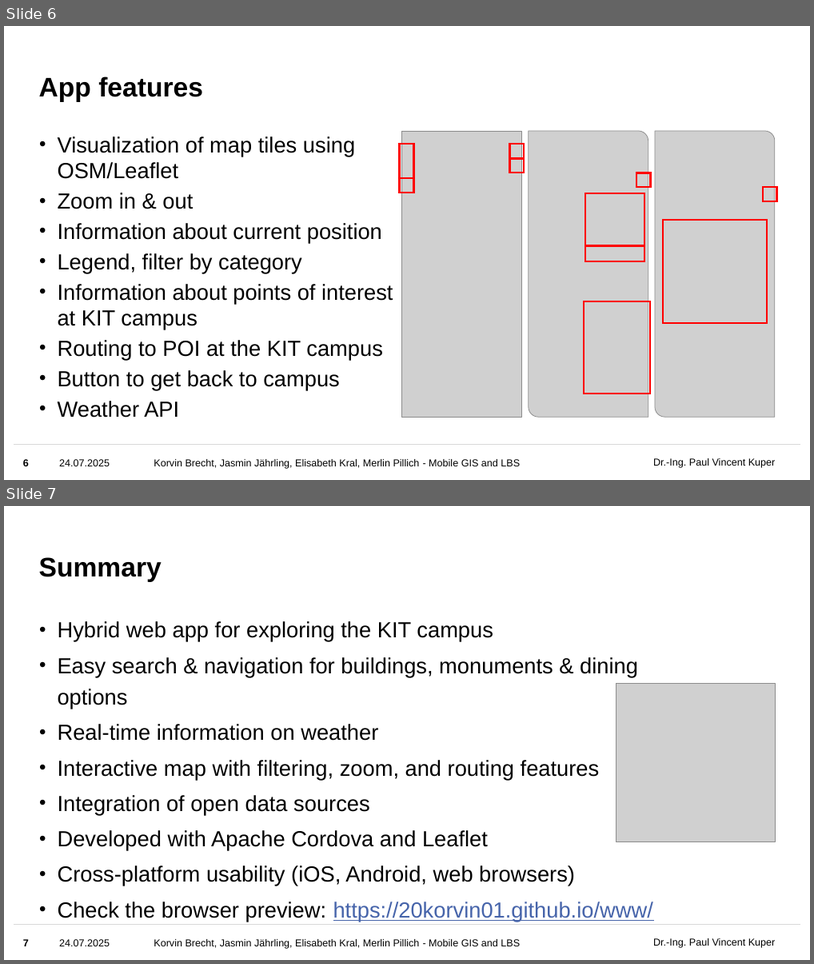
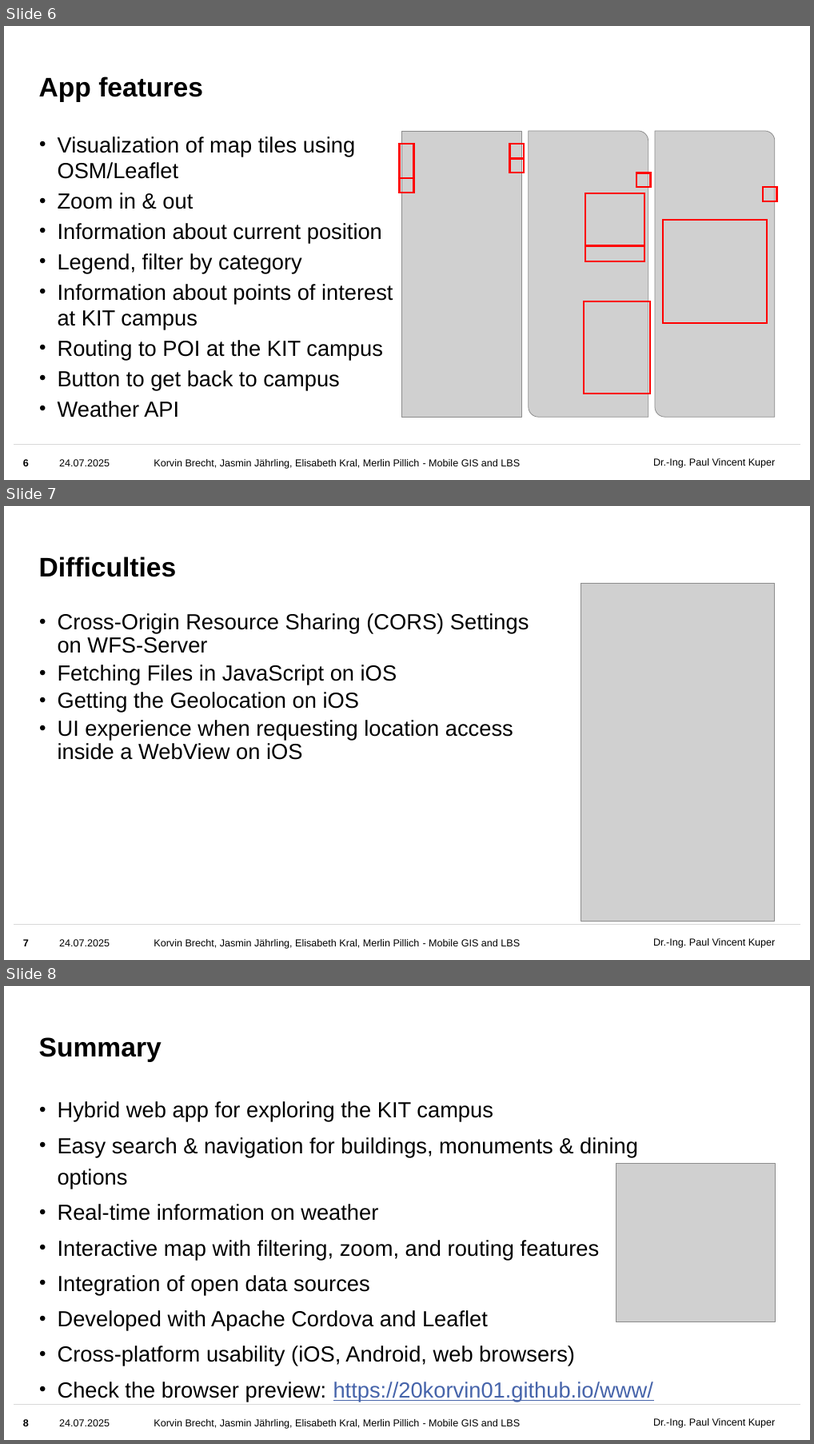
Before and after one commit to 20korvin01/www, a slide deck: presentation/finale_präsentation_mobileGIS_G3.pptx. Shown one above the other, each under a label of ours: slides 6 and 7 before the commit, slides 6, 7 and 8 after it. The pictures are 814x964 and 814x1444 pixels, drawn with LibreOffice and Linux fonts; fonts in the diff are those of the drawing; grey boxes stand for pictures; background and template pictures are left out. Boxes give left, top, right and bottom in pixels: in the first picture for what was removed or moved away, otherwise in the second. Text is boxed around its words. In the diff, an @@ line names an element or a change of style, - is before the commit and + after.

Commit message:
Update presentation to include difficulties

```diff
--- a/presentation/finale_präsentation_mobileGIS_G3.pptx
+++ b/presentation/finale_präsentation_mobileGIS_G3.pptx
@@ slide 7 added at [4,506,810,960], background #FFFFFF; not listed: 3 template elements that a slide beside it also shows @@
@@ title added at [39,556,177,577], 32 pt, text #000000, bold @@
+Difficulties
@@ picture added at [581,583,775,921] @@
@@ text added at [58,613,530,760], 26 pt, text #000000 @@
+• Cross-Origin Resource Sharing (CORS) Settings on WFS-Server
+• Fetching Files in JavaScript on iOS
+• Getting the Geolocation on iOS
+• UI experience when requesting location access inside a WebView on iOS
@@ page number added at [23,939,29,946], 12 pt, text #000000, bold @@
+7
@@ text added at [59,939,110,946], 12 pt, text #000000 @@
+24.07.2025
@@ what was slide 7 is now slide 8 @@
@@ page number at [23,1419,29,1426]: text changed @@
-7
+8
```
